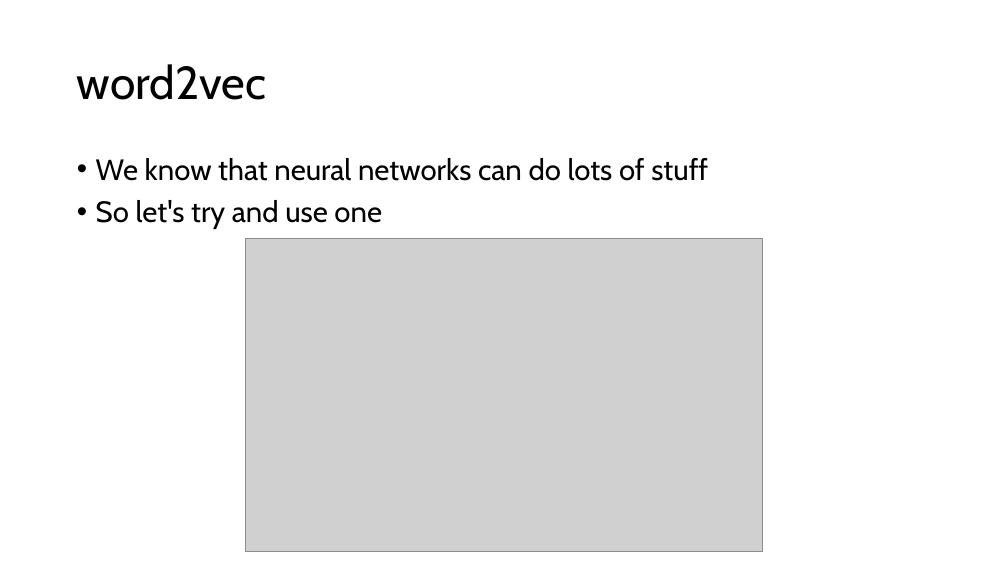
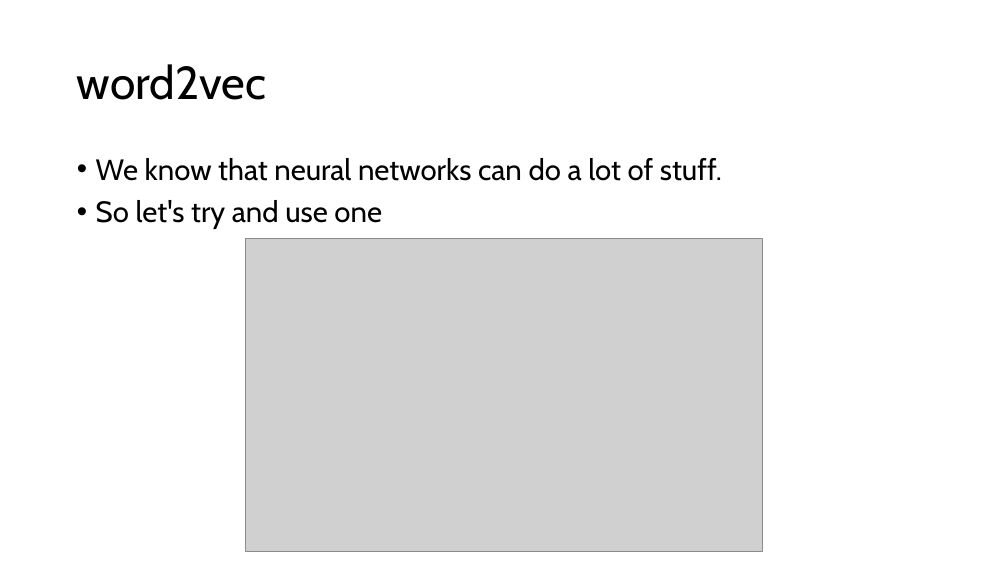
Before and after one commit to acceleratescience/large-language-models, a slide deck: slide 22 of slides/4-embeddings.pptx (slide 23 before the commit). Drawn at 1008x567 pixels with LibreOffice and Linux fonts; fonts in the diff are those of the drawing; grey boxes stand for pictures. Boxes give left, top, right and bottom in pixels: in the first picture for what was removed or moved away, otherwise in the second. Text is boxed around its words. In the diff, an @@ line names an element or a change of style, - is before the commit and + after.

```diff
--- a/slides/4-embeddings.pptx
+++ b/slides/4-embeddings.pptx
@@ text at (96, 158, 722, 181): text changed @@
-• We know that neural networks can do lots of stuff
+• We know that neural networks can do a lot of stuff.
```
Also in this commit, not shown: 5 other slides changed, 1 slide added, 1 slide removed, 23 other files.
